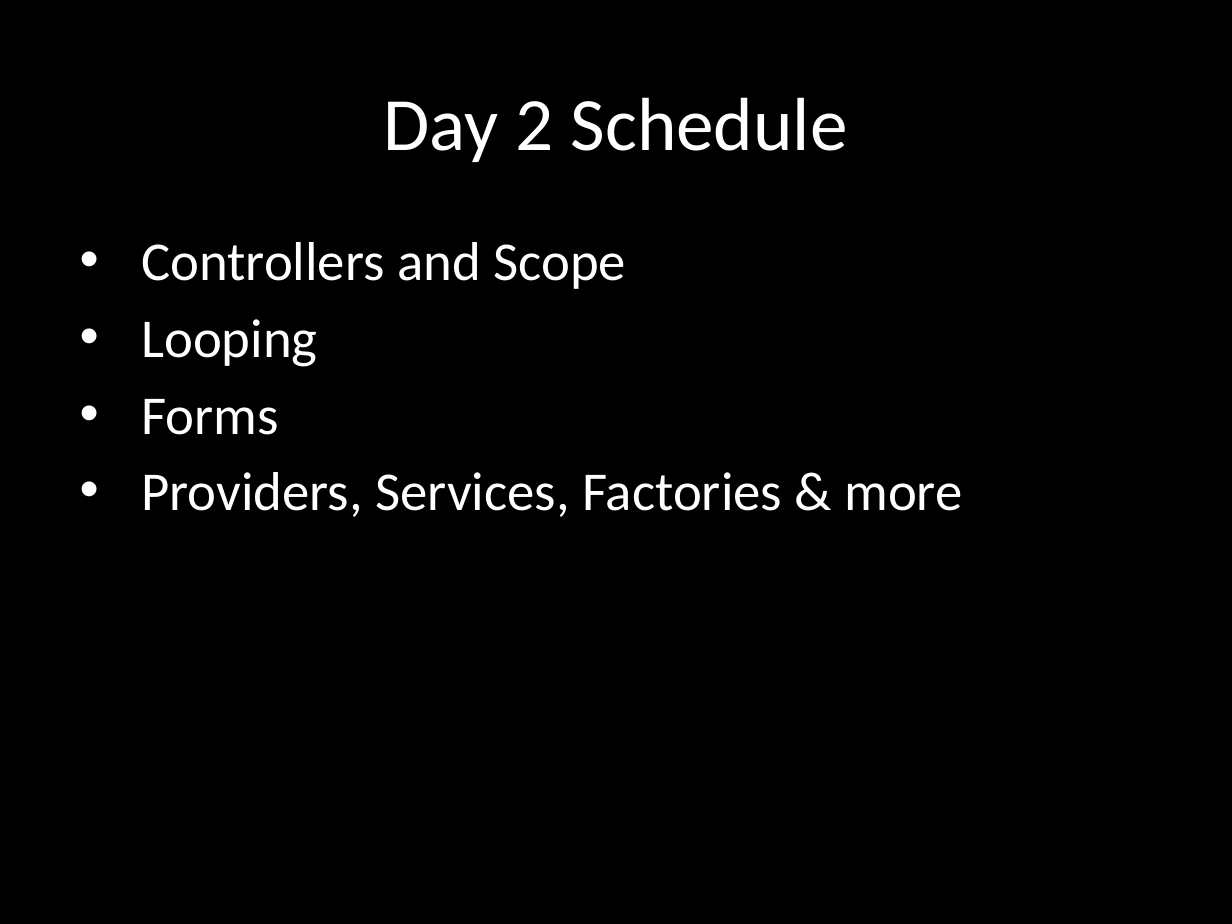
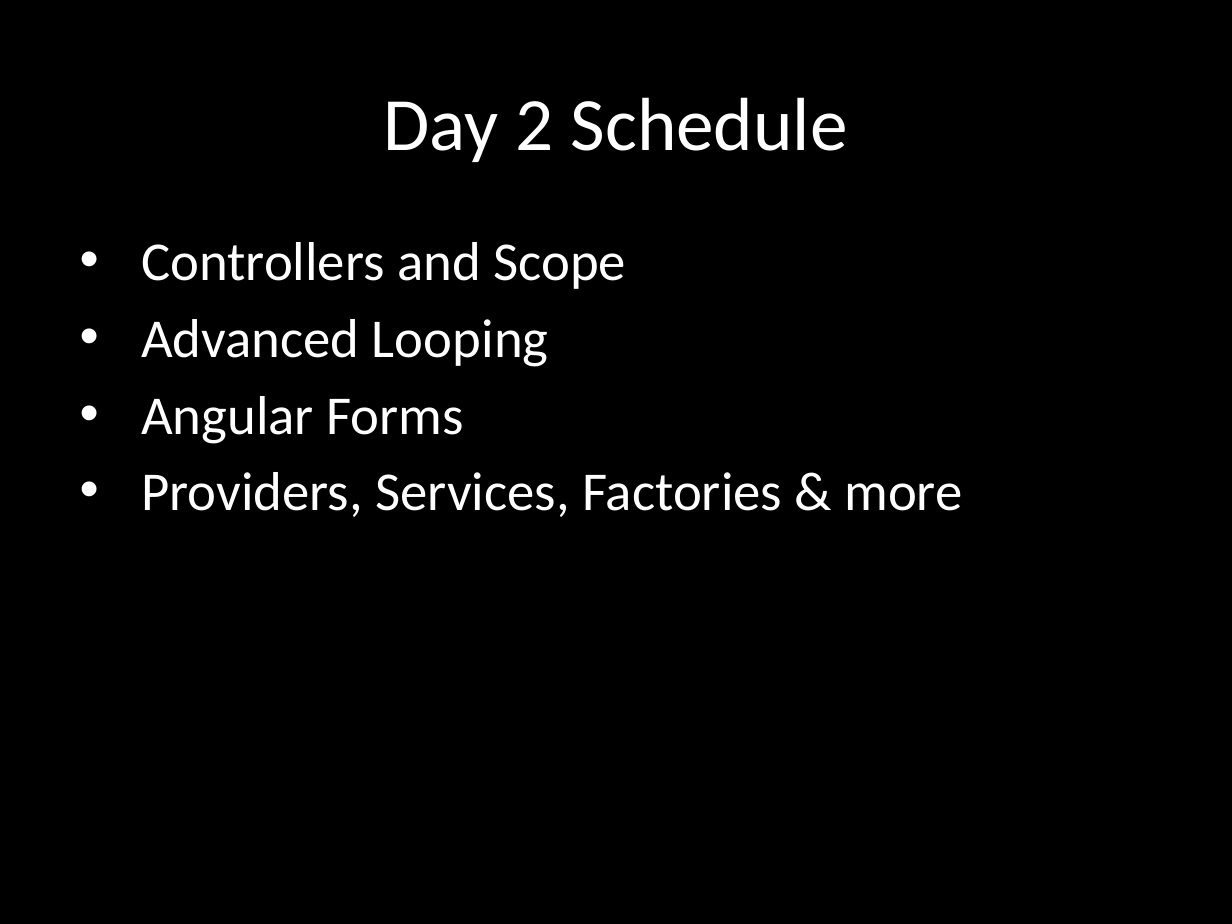
Before and after one commit to eliasjames/training-angular, a slide deck: slide 2 of slides/Angular Slides Day 2.pptx. Drawn at 1232x924 pixels with LibreOffice and Linux fonts; fonts in the diff are those of the drawing. Boxes give left, top, right and bottom in pixels: in the first picture for what was removed or moved away, otherwise in the second. Text is boxed around its words. In the diff, an @@ line names an element or a change of style, - is before the commit and + after.

```diff
--- a/slides/Angular Slides Day 2.pptx
+++ b/slides/Angular Slides Day 2.pptx
@@ subtitle at [141, 319, 549, 444]: text changed @@
-• Looping
-• Forms
+• Advanced Looping
+• Angular Forms
```
Also in this commit, not shown: 8 other slides changed, 4 slides added, 1 slide removed, 1 other file.
